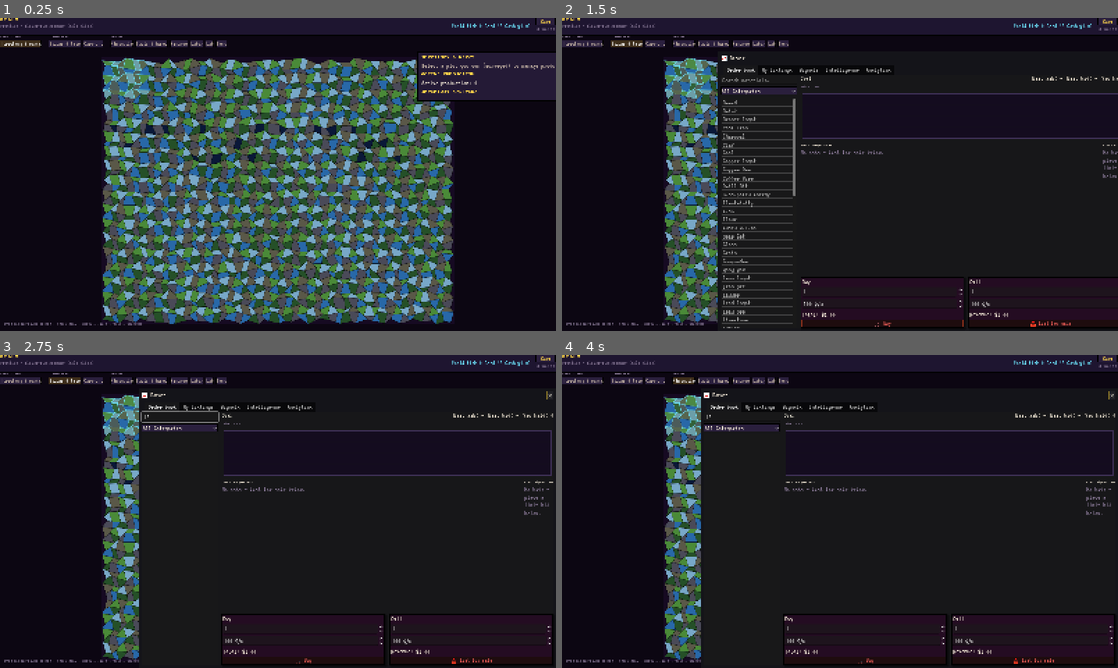
Above: before the commit, frames 1-4 (two rows, left to right).
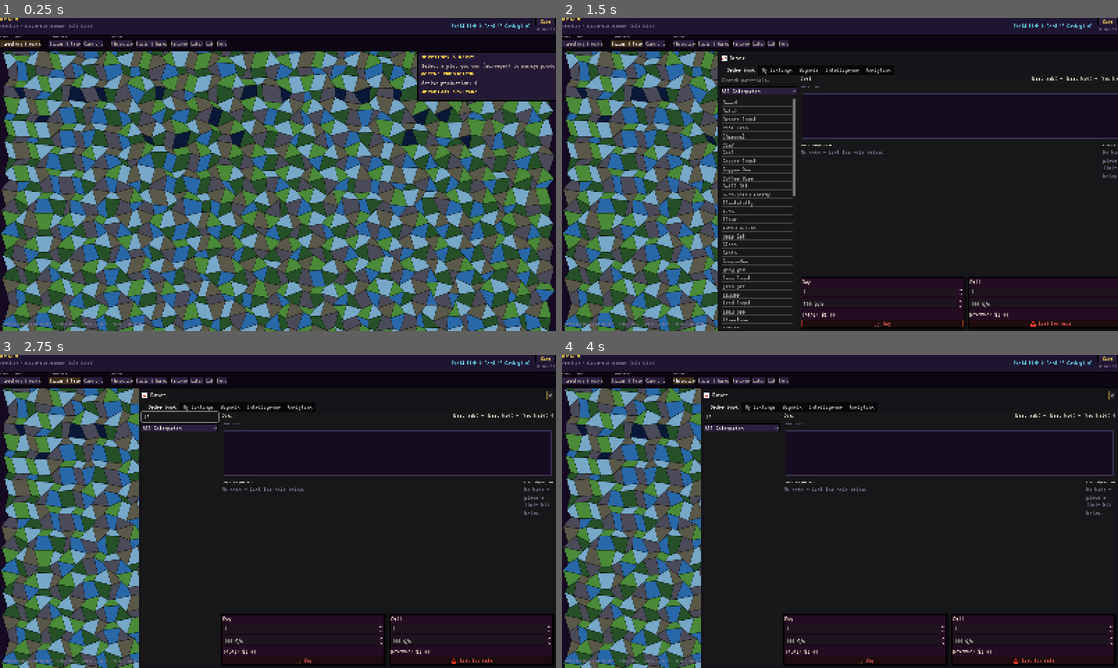
Above: after the commit, the same moments.

Repository: at6132/econ
Game: Godot game, scene res://scenes/Main.tscn
The game is run twice, just before and just after one commit, with the same random seed, the same clock (stepped at 60 frames per second) and the same inputs. This scene is started directly instead of the project's main scene.
Inputs (mouse positions are in pixels of both pictures, inside the frame that each line leads up to):
- Up to frame 1 (0.25 s): no input
- Up to frame 2 (1.5 s): click "Territory & works" at 0.5 s; click "Bazaar & tape" at 1.25 s
- Up to frame 3 (2.75 s): click (177, 417) at 2.02 s; type "12" at 2.1 s
- Up to frame 4 (4 s): click "Caravans" at 2.75 s; click "Chronicle" at 3.5 s

The runs differ from the first frame. In frame 1, 75% of the frame differs, in the area x 0-100%, y 10-100%; in frame 2, 23%; in frame 3, 20%; in frame 4, 20%.

Commit message:
perf(client): flat cell cache + overdraw buffer for map rendering
Co-authored-by: Cursor <cursoragent@cursor.com>

Diff:
--- a/realm_client/scenes/WorldMap.gd
+++ b/realm_client/scenes/WorldMap.gd
@@ -1,17 +1,16 @@
 extends Node2D
-## Organic jittered mesh map — Google Maps–style 4-level LOD + parity with web ``RealmMapMeshPixi``.
+## Organic jittered mesh map — Google Maps–style 5-level LOD + parity with web ``RealmMapMeshPixi``.
 
 const WORLD_CELL_PX := 28.0
 ## World-space jitter amplitude derives from cell size (``MapOrganicMesh``).
 const MESH_PAD := 12.0
-## Zoom limits are **relative to `_fit_ref_zoom`** (the zoom that fits the whole mesh).
-## Absolute caps broke medium worlds: `clamp(..., ZOOM_MAX)` capped **every** save at 128× zoom,
-## so a comfortable overview (`_fit_ref_zoom` ~2–8) could never zoom in past ~128× world units.
+## Zoom limits use ``_fit_ref_zoom`` = minimum zoom that **covers** the viewport (no side letterbox).
+## ``1.0`` = cannot zoom out past that cover zoom (map always fills the map panel; excess crops top/bottom or sides).
 const FIT_ZOOM_EPS := 1e-9
-const ZOOM_RELATIVE_MIN := 0.05
+const ZOOM_RELATIVE_MIN := 1.0
 ## Enough headroom to multiply tiny overview zooms up to street-level; bounded below by hard max.
 const ZOOM_RELATIVE_MAX := 65536.0
-const CAM_ZOOM_ABS_MAX := 8192.0
+const CAM_ZOOM_ABS_MAX := 16384.0
 const WHEEL_ZOOM_STEP := 1.18
 const DEMO_SEED := 42
 const DEMO_W := 48
@@ -21,6 +20,8 @@
 const LOD_CONTINENT_MAX := 3.5
 const LOD_ISLAND_MAX := 14.0
 const LOD_REGION_MAX := 32.0
+## Above: PLOT (labels, mine ring). At SITE and closer: per-building pads + abbrev on the parcel.
+const LOD_PLOT_MAX := 56.0
 
 signal plot_clicked(plot_id: String, plot_data: Dictionary)
 
@@ -34,7 +35,8 @@
 var _did_fit_camera: bool = false
 
 var _demo_mode: bool = false
-var _view_size: Vector2 = Vector2(1200, 700)
+## Initial guess until ``Main._layout_shell`` calls ``set_view_size`` (match ``project.godot`` default window).
+var _view_size: Vector2 = Vector2(1920, 1080)
 ## Grid bounds used for the current ``_mesh``; rebuild when this changes.
 var _last_mesh_bounds: Vector2i = Vector2i(-1, -1)
 ## ``apply_world`` emits ``world_updated`` during ``_on_world_loaded``; skip duplicate rebuild/fit.
@@ -45,11 +47,28 @@
 var _cam_zoom: float = 1.0
 ## plot_id → building count (from ``WorldState.plot_buildings``; rebuilt on world updates).
 var _plot_building_counts: Dictionary = {}
+## plot_id → Array of building rows (same source) for SITE-level layout.
+var _plot_buildings_by_plot: Dictionary = {}
 ## Cached visible-plot range (grid col/row bounds) — recalculated per draw.
 var _vis_min_x: int = 0
 var _vis_max_x: int = 0
 var _vis_min_y: int = 0
 var _vis_max_y: int = 0
+
+# ── Pre-cached flat cell data (rebuilt on world change; eliminates string/dict ops from draw loop) ──
+## Indexed by ``gy * _last_mesh_bounds.x + gx``. Null entries = no plot at that cell.
+var _cell_colors: PackedColorArray = PackedColorArray()
+var _cell_owner_tints: PackedColorArray = PackedColorArray()
+var _cell_owner_accents: PackedColorArray = PackedColorArray()
+## Bit flags per cell: 0x1 = has_plot, 0x2 = is_mine, 0x4 = surveyed, 0x8 = has_owner
+var _cell_flags: PackedInt32Array = PackedInt32Array()
+## String IDs (for selection check and higher LOD lookups). Flat indexed like above.
+var _cell_pids: PackedStringArray = PackedStringArray()
+
+## Overdraw buffer: we draw a region larger than the viewport, then skip redraws while the camera stays inside it.
+const OVERDRAW_FACTOR := 1.8
+var _drawn_world_rect: Rect2 = Rect2()
+var _drawn_zoom: float = -1.0
 
 
 func set_view_size(sz: Vector2) -> void:
@@ -63,6 +82,7 @@
 		_cam_zoom = maxf(_cam_zoom * rf, FIT_ZOOM_EPS)
 		_clamp_cam_zoom()
 		_sync_camera_zoom()
+		_clamp_camera_position()
 	queue_redraw()
 
 
@@ -114,18 +134,78 @@
 	if bounds_now != _last_mesh_bounds:
 		_rebuild_mesh()
 		call_deferred("_fit_camera_to_mesh")
-	queue_redraw()
+	_invalidate_draw_buffer()
 
 
 func _rebuild_building_cache() -> void:
 	_plot_building_counts.clear()
+	_plot_buildings_by_plot.clear()
 	for row in WorldState.plot_buildings:
 		if not (row is Dictionary):
 			continue
-		var pid := str((row as Dictionary).get("plot_id", ""))
+		var d: Dictionary = row as Dictionary
+		var pid := str(d.get("plot_id", ""))
 		if pid.is_empty():
 			continue
 		_plot_building_counts[pid] = int(_plot_building_counts.get(pid, 0)) + 1
+		if not _plot_buildings_by_plot.has(pid):
+			_plot_buildings_by_plot[pid] = []
+		(_plot_buildings_by_plot[pid] as Array).append(d)
+	_rebuild_cell_cache()
+
+
+func _rebuild_cell_cache() -> void:
+	var bx := _last_mesh_bounds.x
+	var by := _last_mesh_bounds.y
+	if bx <= 0 or by <= 0:
+		return
+	var total := bx * by
+	_cell_colors.resize(total)
+	_cell_owner_tints.resize(total)
+	_cell_owner_accents.resize(total)
+	_cell_flags.resize(total)
+	_cell_pids.resize(total)
+	var my_party := WorldState.party_id
+	var transparent := Color(0.0, 0.0, 0.0, 0.0)
+	for gy in range(by):
+		for gx in range(bx):
+			var idx := gy * bx + gx
+			var pid: String
+			if _demo_mode:
+				pid = "demo-%d-%d" % [gx, gy]
+			else:
+				pid = "p-%d-%d" % [gx, gy]
+			_cell_pids[idx] = pid
+			var p: Dictionary = WorldState.plots.get(pid, {})
+			if p.is_empty():
+				_cell_flags[idx] = 0
+				_cell_colors[idx] = transparent
+				_cell_owner_tints[idx] = transparent
+				_cell_owner_accents[idx] = transparent
+				continue
+			var terrain: String = str(p.get("terrain", "plains"))
+			var fill: Color = RealmColors.terrain_color(terrain)
+			if bool(p.get("surveyed", false)):
+				fill = fill.lightened(0.06)
+			if p.get("powered", true) == false:
+				fill = fill.darkened(0.22)
+			_cell_colors[idx] = fill
+			var flags := 0x1
+			var owner_v: Variant = p.get("owner", null)
+			if owner_v != null:
+				flags |= 0x8
+				var ov_str := str(owner_v)
+				if ov_str == my_party:
+					flags |= 0x2
+				_cell_owner_tints[idx] = MapHash.owner_tint_color(ov_str)
+				_cell_owner_accents[idx] = MapHash.owner_accent_color(ov_str)
+			else:
+				_cell_owner_tints[idx] = transparent
+				_cell_owner_accents[idx] = transparent
+			if bool(p.get("surveyed", false)):
+				flags |= 0x4
+			_cell_flags[idx] = flags
+	_invalidate_draw_buffer()
 
 
 func _seed_demo_plots() -> void:
@@ -179,6 +259,40 @@
 	_last_mesh_bounds = bounds
 
 
+## Minimum Camera2D.zoom so the map **covers** ``_view_size`` (CSS ``object-fit: cover`` — no letterbox bars).
+## Higher than ``min(vp/content)``; may crop an edge until you pan.
+func _min_zoom_viewport_cover_map() -> float:
+	if _mesh == null or _view_size.x < 10.0:
+		return FIT_ZOOM_EPS
+	var content := Vector2(_mesh.content_width, _mesh.content_height)
+	var zx := _view_size.x / maxf(content.x, FIT_ZOOM_EPS)
+	var zy := _view_size.y / maxf(content.y, FIT_ZOOM_EPS)
+	return maxf(maxf(zx, zy), FIT_ZOOM_EPS)
+
+
+## Keep the camera center inside bounds so the viewport never shows void outside the map.
+func _clamp_camera_position() -> void:
+	if _mesh == null or _view_size.x < 10.0:
+		return
+	var z := maxf(_cam_zoom, FIT_ZOOM_EPS)
+	var cx := _mesh.content_width
+	var cy := _mesh.content_height
+	var hw := _view_size.x / (2.0 * z)
+	var hh := _view_size.y / (2.0 * z)
+	var min_x := hw
+	var max_x := cx - hw
+	var min_y := hh
+	var max_y := cy - hh
+	if min_x > max_x:
+		camera.position.x = cx * 0.5
+	else:
+		camera.position.x = clampf(camera.position.x, min_x, max_x)
+	if min_y > max_y:
+		camera.position.y = cy * 0.5
+	else:
+		camera.position.y = clampf(camera.position.y, min_y, max_y)
+
+
 func _fit_camera_to_mesh() -> void:
 	if _mesh == null:
 		return
@@ -187,21 +301,21 @@
 		call_deferred("_fit_camera_to_mesh")
 		return
 	var content := Vector2(_mesh.content_width, _mesh.content_height)
-	var margin := 32.0
-	var zx := (vp.x - margin) / content.x
-	var zy := (vp.y - margin) / content.y
-	var z_fit: float = maxf(minf(zx, zy), FIT_ZOOM_EPS)
+	var z_fit: float = _min_zoom_viewport_cover_map()
 	_fit_ref_zoom = z_fit
 	_cam_zoom = z_fit
 	_sync_camera_zoom()
 	camera.position = content * 0.5
+	_clamp_camera_position()
 	_did_fit_camera = true
 	queue_redraw()
 
 
 func _clamp_cam_zoom() -> void:
-	var z_min := _fit_ref_zoom * ZOOM_RELATIVE_MIN
-	var z_max := minf(_fit_ref_zoom * ZOOM_RELATIVE_MAX, CAM_ZOOM_ABS_MAX)
+	var z_fit := _min_zoom_viewport_cover_map()
+	_fit_ref_zoom = z_fit
+	var z_min := z_fit * ZOOM_RELATIVE_MIN
+	var z_max := minf(z_fit * ZOOM_RELATIVE_MAX, CAM_ZOOM_ABS_MAX)
 	_cam_zoom = clampf(_cam_zoom, z_min, z_max)
 
 
@@ -209,31 +323,103 @@
 	camera.zoom = Vector2(_cam_zoom, _cam_zoom)
 
 
+func _visible_world_rect() -> Rect2:
+	var z := maxf(_cam_zoom, FIT_ZOOM_EPS)
+	var hw := _view_size.x / (2.0 * z)
+	var hh := _view_size.y / (2.0 * z)
+	return Rect2(camera.position.x - hw, camera.position.y - hh, 2.0 * hw, 2.0 * hh)
+
+
+func _invalidate_draw_buffer() -> void:
+	_drawn_zoom = -1.0
+	queue_redraw()
+
+
+func _viewport_inside_drawn_buffer() -> bool:
+	if _drawn_zoom < 0.0:
+		return false
+	if absf(_cam_zoom - _drawn_zoom) > 0.001:
+		return false
+	var vr := _visible_world_rect()
+	return _drawn_world_rect.encloses(vr)
+
+
 func _draw() -> void:
-	if _mesh == null:
-		return
+	if _mesh == null or _cell_flags.is_empty():
+		return
+	# Fill everything the camera sees (kills SubViewport letterbox / wrong clear around the mesh).
+	draw_rect(_visible_world_rect(), RealmColors.BG2)
 	draw_rect(Rect2(0, 0, _mesh.content_width, _mesh.content_height), RealmColors.BG2)
 
 	var lod := _lod()
 	var csp := _cell_screen_px()
-	_compute_visible_range()
-
-	# Draw terrain for visible plots only (frustum culled)
+	_compute_visible_range_overdraw()
+
+	# Record what we drew for the overdraw buffer check.
+	_drawn_zoom = _cam_zoom
+	_drawn_world_rect = _overdraw_world_rect()
+
+	var bx := _last_mesh_bounds.x
+
+	# Fast terrain pass — reads from flat pre-cached arrays (no string format / dict lookup).
+	# Pre-compute per-frame constants outside the inner loop.
+	var sel_id := _selected_plot_id
+	var stroke_w_base := _world_line_width(1.0)
+	var stroke_w_sel := _world_line_width(3.5)
+	var stroke_w_mine := _world_line_width(1.5)
+	var stroke_w_other := _world_line_width(1.25)
+	var mine_ring_r := _mesh.cell_px * 0.28
+	var mine_ring_w := stroke_w_base
+
 	for gy in range(_vis_min_y, _vis_max_y):
+		var row_off := gy * bx
 		for gx in range(_vis_min_x, _vis_max_x):
-			var pid := "p-%d-%d" % [gx, gy]
-			if _demo_mode:
-				pid = "demo-%d-%d" % [gx, gy]
-			var p: Dictionary = WorldState.plots.get(pid, {})
-			if p.is_empty():
-				continue
-			_draw_terrain(p, lod)
-
-	# Draw selected plot on top (if visible)
-	if not _selected_plot_id.is_empty():
-		var sp: Dictionary = WorldState.plots.get(_selected_plot_id, {})
-		if not sp.is_empty():
-			_draw_terrain(sp, lod)
+			var idx := row_off + gx
+			var flags := _cell_flags[idx]
+			if (flags & 0x1) == 0:
+				continue
+			# plot_polygon returns a pre-computed PackedVector2Array; use it directly.
+			var pts := _mesh.plot_polygon(gx, gy)
+			draw_colored_polygon(pts, _cell_colors[idx])
+
+			if lod >= 2 and (flags & 0x8) != 0:
+				var tint := _cell_owner_tints[idx]
+				if tint.a > 0.01:
+					draw_colored_polygon(pts, tint)
+
+			var is_mine := (flags & 0x2) != 0
+			var is_sel := _cell_pids[idx] == sel_id
+
+			if lod <= 1:
+				if is_sel:
+					draw_polyline(pts, RealmColors.ACCENT, stroke_w_sel, true)
+					draw_line(pts[3], pts[0], RealmColors.ACCENT, stroke_w_sel)
+				continue
+
+			var stroke_w: float
+			var stroke_c: Color
+			if is_sel:
+				stroke_c = RealmColors.ACCENT
+				stroke_w = stroke_w_sel
+			elif is_mine:
+				stroke_c = RealmColors.MAGIC
+				stroke_c.a = 0.55
+				stroke_w = stroke_w_mine
+			elif (flags & 0x8) != 0:
+				stroke_c = _cell_owner_accents[idx]
+				stroke_c.a = 0.5
+				stroke_w = stroke_w_other
+			else:
+				stroke_c = Color(0, 0, 0, 0.38)
+				stroke_w = stroke_w_base
+			draw_polyline(pts, stroke_c, stroke_w, true)
+			draw_line(pts[3], pts[0], stroke_c, stroke_w)
+
+			if lod >= 3 and is_mine and not is_sel:
+				var ctr := _mesh.plot_centroid(gx, gy)
+				var ring_c := RealmColors.MAGIC
+				ring_c.a = 0.35
+				draw_arc(ctr, mine_ring_r, 0.0, TAU, 20, ring_c, mine_ring_w)
 
 	if lod == 0:
 		_draw_town_dots()
@@ -241,24 +427,29 @@
 
 	_draw_town_chrome(lod, csp)
 
-	if lod >= 2:
+	if lod >= 2 and lod < 4:
 		_draw_building_dots()
+	elif lod >= 4:
+		_draw_site_layout()
 
 	if lod >= 3:
 		_draw_plot_detail_labels()
 
 
-func _compute_visible_range() -> void:
-	var z := maxf(camera.zoom.x, 0.001)
-	var half_view := _view_size * 0.5 / z
-	var cam_pos := camera.position
-	var world_min := cam_pos - half_view
-	var world_max := cam_pos + half_view
+func _overdraw_world_rect() -> Rect2:
+	var z := maxf(_cam_zoom, FIT_ZOOM_EPS)
+	var hw := _view_size.x / (2.0 * z) * OVERDRAW_FACTOR
+	var hh := _view_size.y / (2.0 * z) * OVERDRAW_FACTOR
+	return Rect2(camera.position.x - hw, camera.position.y - hh, 2.0 * hw, 2.0 * hh)
+
+
+func _compute_visible_range_overdraw() -> void:
+	var odr := _overdraw_world_rect()
 	var bounds := _last_mesh_bounds
-	_vis_min_x = maxi(0, int((world_min.x - _mesh.pad) / _mesh.cell_px) - 1)
-	_vis_min_y = maxi(0, int((world_min.y - _mesh.pad) / _mesh.cell_px) - 1)
-	_vis_max_x = mini(bounds.x, int((world_max.x - _mesh.pad) / _mesh.cell_px) + 2)
-	_vis_max_y = mini(bounds.y, int((world_max.y - _mesh.pad) / _mesh.cell_px) + 2)
+	_vis_min_x = maxi(0, int((odr.position.x - _mesh.pad) / _mesh.cell_px) - 1)
+	_vis_min_y = maxi(0, int((odr.position.y - _mesh.pad) / _mesh.cell_px) - 1)
+	_vis_max_x = mini(bounds.x, int((odr.end.x - _mesh.pad) / _mesh.cell_px) + 2)
+	_vis_max_y = mini(bounds.y, int((odr.end.y - _mesh.pad) / _mesh.cell_px) + 2)
 
 
 func _cell_screen_px() -> float:
@@ -267,7 +458,7 @@
 	return _mesh.cell_px * camera.zoom.x
 
 
-## Returns 0=CONTINENT, 1=ISLAND, 2=REGION, 3=PLOT
+## Returns 0=CONTINENT, 1=ISLAND, 2=REGION, 3=PLOT, 4=SITE (building pads on parcel).
 func _lod() -> int:
 	var csp := _cell_screen_px()
 	if csp < LOD_CONTINENT_MAX:
@@ -276,7 +467,9 @@
 		return 1
 	if csp < LOD_REGION_MAX:
 		return 2
-	return 3
+	if csp < LOD_PLOT_MAX:
+		return 3
+	return 4
 
 
 func _world_line_width(screen_px: float) -> float:
@@ -291,59 +484,7 @@
 	return PackedVector2Array([p00, p10, p11, p01])
 
 
-func _draw_terrain(p: Dictionary, lod: int) -> void:
-	var gx := int(p.get("x", 0))
-	var gy := int(p.get("y", 0))
-	var poly := _mesh.plot_polygon(gx, gy)
-	var terrain: String = str(p.get("terrain", "plains"))
-	var fill: Color = RealmColors.terrain_color(terrain)
-	if bool(p.get("surveyed", false)):
-		fill = fill.lightened(0.06)
-	if p.get("powered", true) == false:
-		fill = fill.darkened(0.22)
-	var pts := PackedVector2Array([poly[0], poly[1], poly[2], poly[3]])
-	draw_colored_polygon(pts, fill)
-
-	var owner_v: Variant = p.get("owner", null)
-	if lod >= 2 and owner_v != null:
-		var tint := MapHash.owner_tint_color(str(owner_v))
-		if tint.a > 0.01:
-			draw_colored_polygon(pts, tint)
-
-	var pid := str(p.get("id", ""))
-	var is_sel := pid == _selected_plot_id
-	var is_mine := str(owner_v) == WorldState.party_id
-
-	if lod <= 1:
-		if is_sel:
-			var sc := RealmColors.ACCENT
-			var sw := _world_line_width(3.5)
-			draw_polyline(pts, sc, sw, true)
-			draw_line(pts[3], pts[0], sc, sw)
-		return
-
-	var stroke_w := _world_line_width(1.0)
-	var stroke_c := Color(0, 0, 0, 0.38)
-	if is_sel:
-		stroke_c = RealmColors.ACCENT
-		stroke_w = _world_line_width(3.5)
-	elif is_mine:
-		stroke_c = RealmColors.MAGIC
-		stroke_c.a = 0.55
-		stroke_w = _world_line_width(1.5)
-	elif owner_v != null:
-		stroke_c = MapHash.owner_accent_color(str(owner_v))
-		stroke_c.a = 0.5
-		stroke_w = _world_line_width(1.25)
-	draw_polyline(pts, stroke_c, stroke_w, true)
-	draw_line(pts[3], pts[0], stroke_c, stroke_w)
-
-	if lod >= 3 and is_mine and not is_sel:
-		var ctr := _mesh.plot_centroid(gx, gy)
-		var r := (_mesh.cell_px * 0.28)
-		var ring_c := RealmColors.MAGIC
-		ring_c.a = 0.35
-		draw_arc(ctr, r, 0.0, TAU, 20, ring_c, _world_line_width(1.0))
+## Terrain drawing is now inlined in ``_draw()`` using flat pre-cached arrays.
 
 
 func _draw_town_dots() -> void:
@@ -411,20 +552,113 @@
 
 func _draw_building_dots() -> void:
 	var dot_r := _world_line_width(2.5)
-	for plot_id in _plot_building_counts:
-		var p: Dictionary = WorldState.plots.get(plot_id, {})
-		if p.is_empty():
-			continue
-		var gx := int(p.get("x", 0))
-		var gy := int(p.get("y", 0))
-		if gx < _vis_min_x or gx >= _vis_max_x or gy < _vis_min_y or gy >= _vis_max_y:
-			continue
-		var ctr := _mesh.plot_centroid(gx, gy)
-		var owner_v: Variant = p.get("owner", null)
-		var is_mine := str(owner_v) == WorldState.party_id
-		var dot_col := RealmColors.ACCENT if is_mine else RealmColors.MUTED
-		dot_col.a = 0.85
-		draw_circle(ctr, dot_r, dot_col)
+	var bx := _last_mesh_bounds.x
+	for gy in range(_vis_min_y, _vis_max_y):
+		var row_off := gy * bx
+		for gx in range(_vis_min_x, _vis_max_x):
+			var idx := row_off + gx
+			if (_cell_flags[idx] & 0x1) == 0:
+				continue
+			var pid := _cell_pids[idx]
+			if not _plot_building_counts.has(pid):
+				continue
+			var ctr := _mesh.plot_centroid(gx, gy)
+			var is_mine := (_cell_flags[idx] & 0x2) != 0
+			var dot_col := RealmColors.ACCENT if is_mine else RealmColors.MUTED
+			dot_col.a = 0.85
+			draw_circle(ctr, dot_r, dot_col)
+
+
+func _plot_aabb_from_poly(poly: PackedVector2Array) -> Rect2:
+	var mn := poly[0]
+	var mx := poly[0]
+	for k in range(1, 4):
+		mn.x = minf(mn.x, poly[k].x)
+		mn.y = minf(mn.y, poly[k].y)
+		mx.x = maxf(mx.x, poly[k].x)
+		mx.y = maxf(mx.y, poly[k].y)
+	return Rect2(mn, mx - mn)
+
+
+func _abbrev_building_id(building_id: String) -> String:
+	var s := building_id
+	var u := s.rfind("_")
+	if u >= 0 and u + 1 < s.length():
+		s = s.substr(u + 1)
+	if s.length() > 6:
+		s = s.substr(0, 6)
+	return s
+
+
+## SITE LOD: building footpads in a grid inside the plot, readable at very high zoom.
+func _draw_site_layout() -> void:
+	var font: Font = RealmFonts.font_body
+	var pad_w := _world_line_width(1.25)
+	var label_fs := clampi(int(_world_line_width(10.0)), 6, 20)
+	var bx := _last_mesh_bounds.x
+	for gy in range(_vis_min_y, _vis_max_y):
+		var row_off := gy * bx
+		for gx in range(_vis_min_x, _vis_max_x):
+			var idx := row_off + gx
+			if (_cell_flags[idx] & 0x1) == 0:
+				continue
+			var pid := _cell_pids[idx]
+			if not _plot_buildings_by_plot.has(pid):
+				continue
+			var p: Dictionary = WorldState.plots.get(pid, {})
+			if p.is_empty():
+				continue
+			var poly := _mesh.plot_polygon(gx, gy)
+			var pts := PackedVector2Array([poly[0], poly[1], poly[2], poly[3]])
+			var bbox := _plot_aabb_from_poly(pts)
+			var inset := _mesh.cell_px * 0.12
+			bbox = bbox.grow(-inset)
+			if bbox.size.x < 4.0 or bbox.size.y < 4.0:
+				continue
+			var rows: Array = _plot_buildings_by_plot[pid] as Array
+			var n := rows.size()
+			if n < 1:
+				continue
+			var is_mine := (_cell_flags[idx] & 0x2) != 0
+			var cols_i := maxi(1, int(ceil(sqrt(float(n)))))
+			var nrows_i := maxi(1, int(ceil(float(n) / float(cols_i))))
+			var gap := _mesh.cell_px * 0.06
+			var cell_w := (bbox.size.x - gap * float(cols_i - 1)) / float(cols_i)
+			var cell_h := (bbox.size.y - gap * float(nrows_i - 1)) / float(nrows_i)
+			cell_w = maxf(cell_w, _mesh.cell_px * 0.08)
+			cell_h = maxf(cell_h, _mesh.cell_px * 0.08)
+			for i in range(n):
+				var row: Dictionary = rows[i] as Dictionary
+				var row_i := int(floor(float(i) / float(cols_i)))
+				var col_i := i % cols_i
+				var x0 := bbox.position.x + float(col_i) * (cell_w + gap)
+				var y0 := bbox.position.y + float(row_i) * (cell_h + gap)
+				var pad := Rect2(Vector2(x0, y0), Vector2(cell_w, cell_h))
+				var fill_c := RealmColors.PANEL
+				fill_c.a = 0.72 if is_mine else 0.5
+				var stroke_c := RealmColors.ACCENT if is_mine else RealmColors.BORDER_LIT
+				stroke_c.a = 0.95 if is_mine else 0.65
+				draw_rect(pad, fill_c, true)
+				draw_rect(pad, stroke_c, false, pad_w)
+				var bid := str(row.get("building_id", "?"))
+				var abbrev := _abbrev_building_id(bid)
+				if font != null and not abbrev.is_empty():
+					var tc := RealmColors.TEXT
+					tc.a = 0.92
+					var sz := font.get_string_size(abbrev, HORIZONTAL_ALIGNMENT_CENTER, -1, label_fs)
+					var tp := Vector2(
+						pad.position.x + (pad.size.x - sz.x) * 0.5,
+						pad.position.y + (pad.size.y - sz.y) * 0.5
+					)
+					draw_string(
+						font,
+						tp,
+						abbrev,
+						HORIZONTAL_ALIGNMENT_LEFT,
+						-1,
+						label_fs,
+						tc
+					)
 
 
 func _draw_plot_detail_labels() -> void:
@@ -432,7 +666,8 @@
 	if font == null:
 		return
 
-	var font_size := clampi(int(_world_line_width(11.0)), 6, 18)
+	var lod_now := _lod()
+	var font_size := clampi(int(_world_line_width(11.0)), 6, 24 if lod_now >= 4 else 18)
 
 	var grade_keys: Array = [
 		["iron_ore_grade", "Fe"],
@@ -450,18 +685,14 @@
 		["rare_earth_grade", "RE"],
 	]
 
-	# Only check visible plots that belong to the player
+	var bx := _last_mesh_bounds.x
 	for gy in range(_vis_min_y, _vis_max_y):
+		var row_off := gy * bx
 		for gx in range(_vis_min_x, _vis_max_x):
-			var pid := "p-%d-%d" % [gx, gy]
-			if _demo_mode:
-				pid = "demo-%d-%d" % [gx, gy]
-			var p: Dictionary = WorldState.plots.get(pid, {})
-			if p.is_empty():
-				continue
-			var owner_v: Variant = p.get("owner", null)
-			if str(owner_v) != WorldState.party_id:
-				continue
+			var idx := row_off + gx
+			if (_cell_flags[idx] & 0x3) != 0x3:
+				continue
+			var pid := _cell_pids[idx]
 
 			var ctr := _mesh.plot_centroid(gx, gy)
 
@@ -473,9 +704,10 @@
 				var bpos := ctr + Vector2(_world_line_width(-6.0), _world_line_width(-4.0))
 				draw_string(font, bpos, badge, HORIZONTAL_ALIGNMENT_LEFT, -1, font_size, badge_col)
 
-			if not bool(p.get("surveyed", false)):
-				continue
-
+			if (_cell_flags[idx] & 0x4) == 0:
+				continue
+
+			var p: Dictionary = WorldState.plots.get(pid, {})
 			var sub: Dictionary = WorldState.subsurface_for_plot_ui(pid, p)
 			var best_grade := 0.0
 			var best_name := ""
@@ -526,6 +758,9 @@
 		if mm.relative.length_squared() > 4.0:
 			_did_drag = true
 		camera.position -= mm.relative / camera.zoom
+		_clamp_camera_position()
+		if not _viewport_inside_drawn_buffer():
+			queue_redraw()
 		get_viewport().set_input_as_handled()
 
 
@@ -535,6 +770,7 @@
 	_clamp_cam_zoom()
 	_sync_camera_zoom()
 	camera.position += world_before - _screen_to_world(screen_pos)
+	_clamp_camera_position()
 	queue_redraw()
 
 
